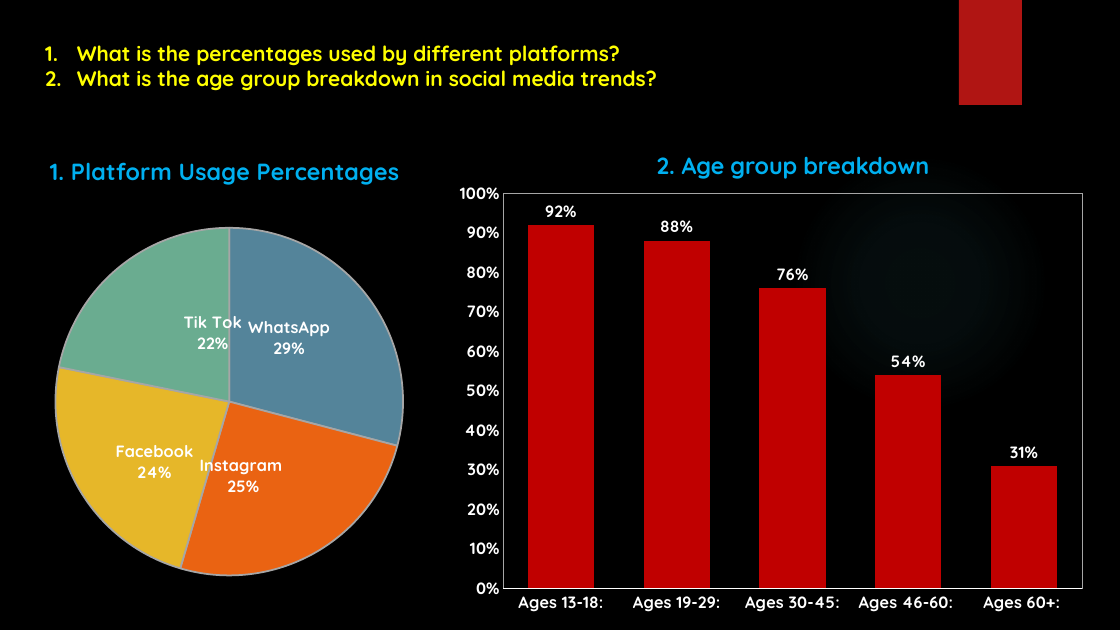
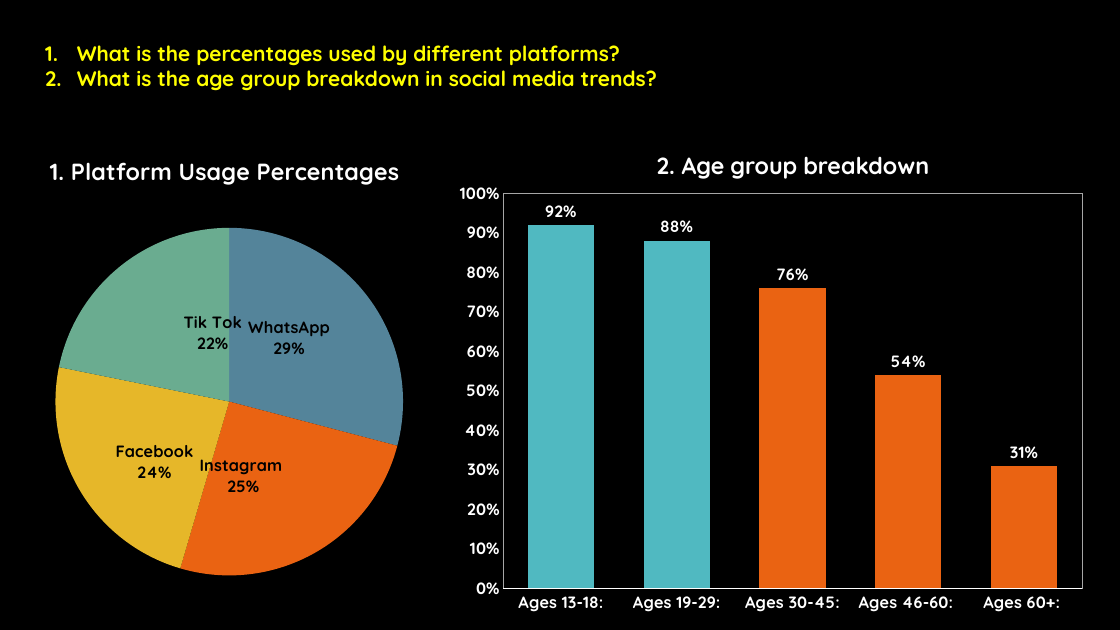
Before and after one commit to hg301240-maker/Social-Media-Usage-Trends-in-2025, a slide deck: slide 11 of PowerPoint Project.pptx. Drawn at 1120x630 pixels with LibreOffice and Linux fonts; fonts in the diff are those of the drawing; background and template pictures are left out. Boxes give left, top, right and bottom in pixels: in the first picture for what was removed or moved away, otherwise in the second. Text is boxed around its words. In the diff, an @@ line names an element or a change of style, - is before the commit and + after.

```diff
--- a/PowerPoint Project.pptx
+++ b/PowerPoint Project.pptx
@@ rectangle removed at [959,0,1022,105] @@
@@ pie chart at [0,139,543,621] @@
@@ data labels of Series 1 changed @@
@@ text "2. Age group breakdown" at [657,156,929,179]: text colour #00B0F0 to #FFFFFF @@
@@ column chart at [447,174,1096,622] @@
@@ colours of single points changed @@
@@ ellipse removed at [791,154,1049,413] @@
```
Also in this commit, not shown: 12 other slides changed.
